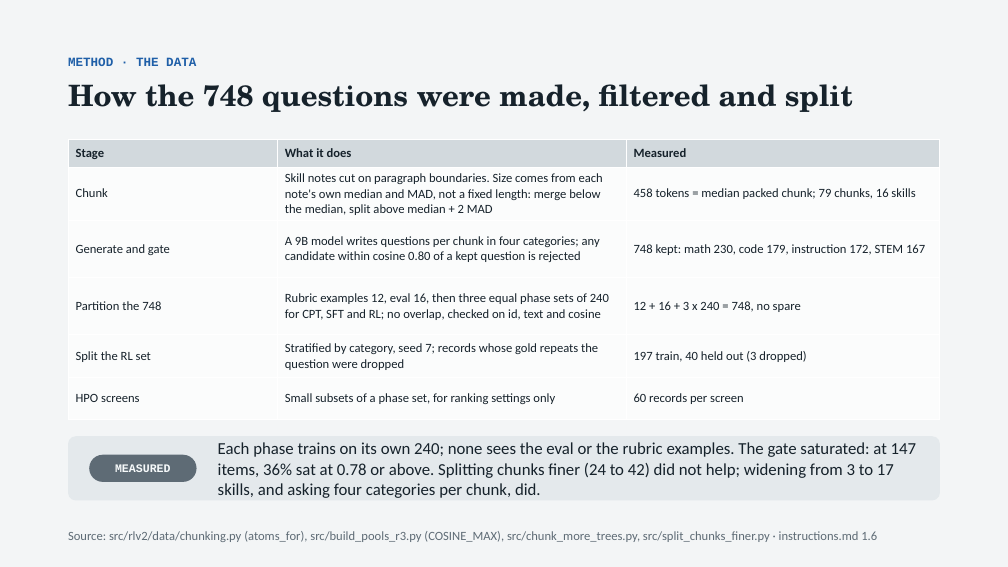
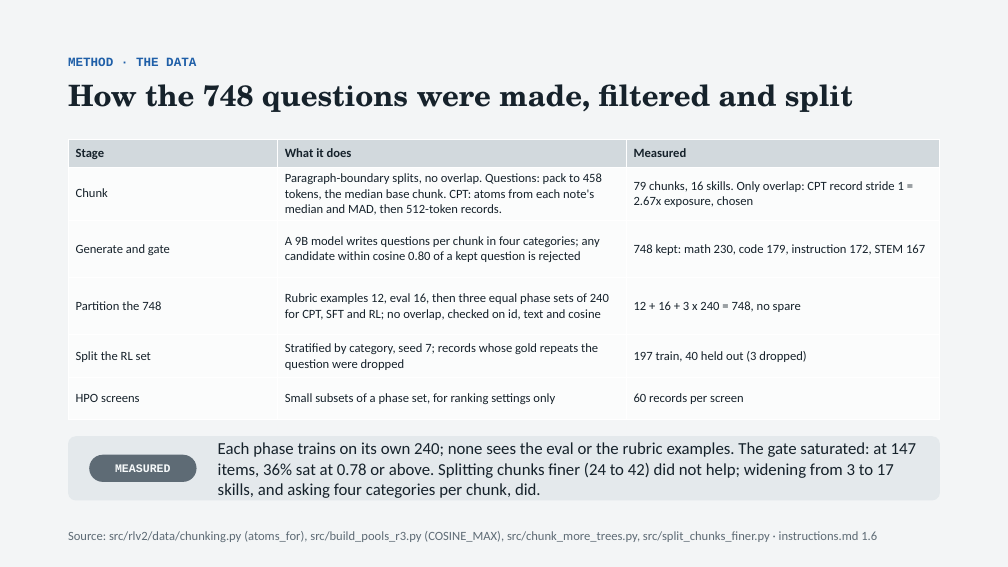
Before and after one commit to thistleknot/rl_v2_share, a slide deck: slide 5 of docs/RL_V2_rl.pptx. Drawn at 1008x567 pixels with LibreOffice and Linux fonts; fonts in the diff are those of the drawing. Boxes give left, top, right and bottom in pixels: in the first picture for what was removed or moved away, otherwise in the second. Text is boxed around its words. In the diff, an @@ line names an element or a change of style, - is before the commit and + after.

```diff
--- a/docs/RL_V2_rl.pptx
+++ b/docs/RL_V2_rl.pptx
@@ table at [68,140,940,409] @@
-row 2, column 2: Skill notes cut on paragraph boundaries. Size comes from each note's own median and MAD, not a fixed length: merge below the median, split above median + 2 MAD
+row 2, column 2: Paragraph-boundary splits, no overlap. Questions: pack to 458 tokens, the median base chunk. CPT: atoms from each note's median and MAD, then 512-token records.
-row 2, column 3: 458 tokens = median packed chunk; 79 chunks, 16 skills
+row 2, column 3: 79 chunks, 16 skills. Only overlap: CPT record stride 1 = 2.67x exposure, chosen
```
